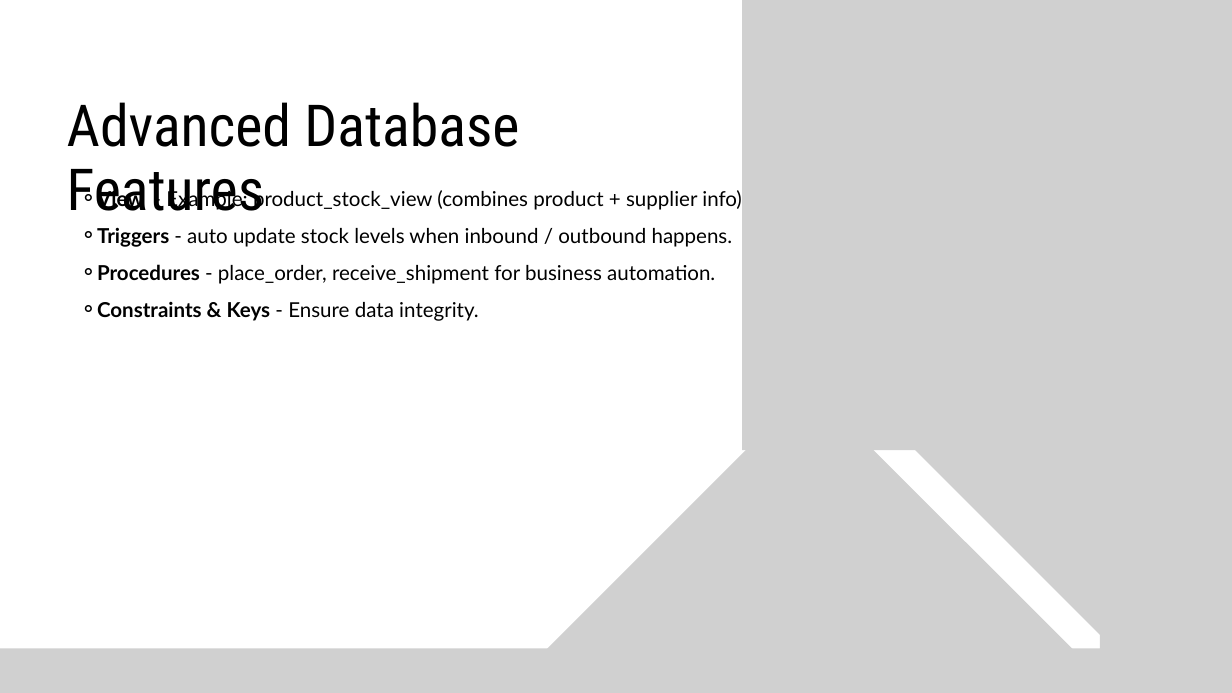
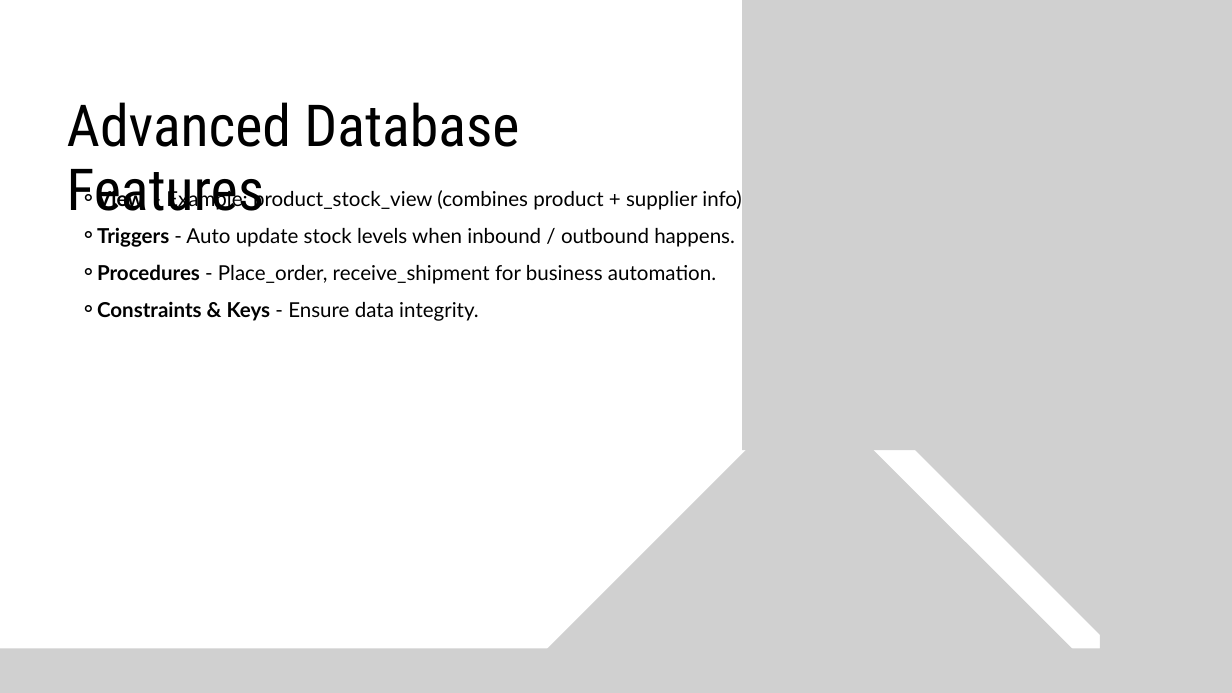
Before and after one commit to Akashmed/Smart-Inventory-And-Supply-Chain-Management-System, a slide deck: slide 6 of Final Slide (SD).pptx. Drawn at 1232x693 pixels with LibreOffice and Linux fonts; fonts in the diff are those of the drawing; grey boxes stand for pictures. Boxes give left, top, right and bottom in pixels: in the first picture for what was removed or moved away, otherwise in the second. Text is boxed around its words. In the diff, an @@ line names an element or a change of style, - is before the commit and + after.

```diff
--- a/Final Slide (SD).pptx
+++ b/Final Slide (SD).pptx
@@ text at [97,227,735,284]: text changed @@
-    ⚬ Triggers - auto update stock levels when inbound / outbound happens.
-    ⚬ Procedures - place_order, receive_shipment for business automation.
+    ⚬ Triggers - Auto update stock levels when inbound / outbound happens.
+    ⚬ Procedures - Place_order, receive_shipment for business automation.
```
Also in this commit, not shown: 4 other slides changed.
